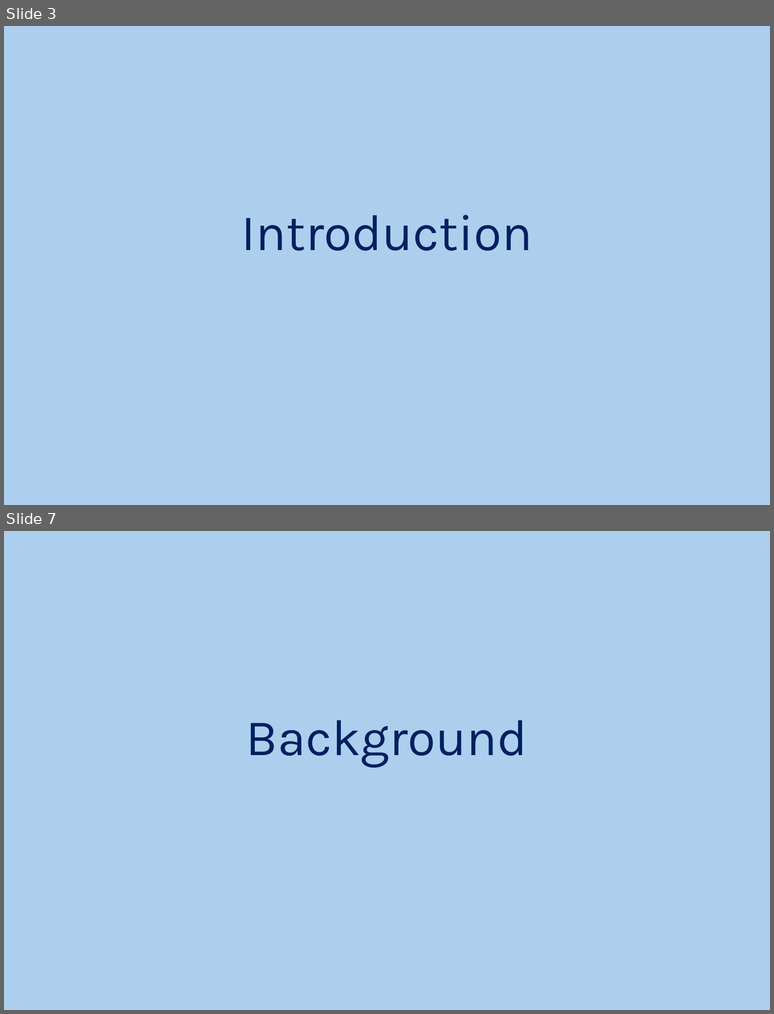
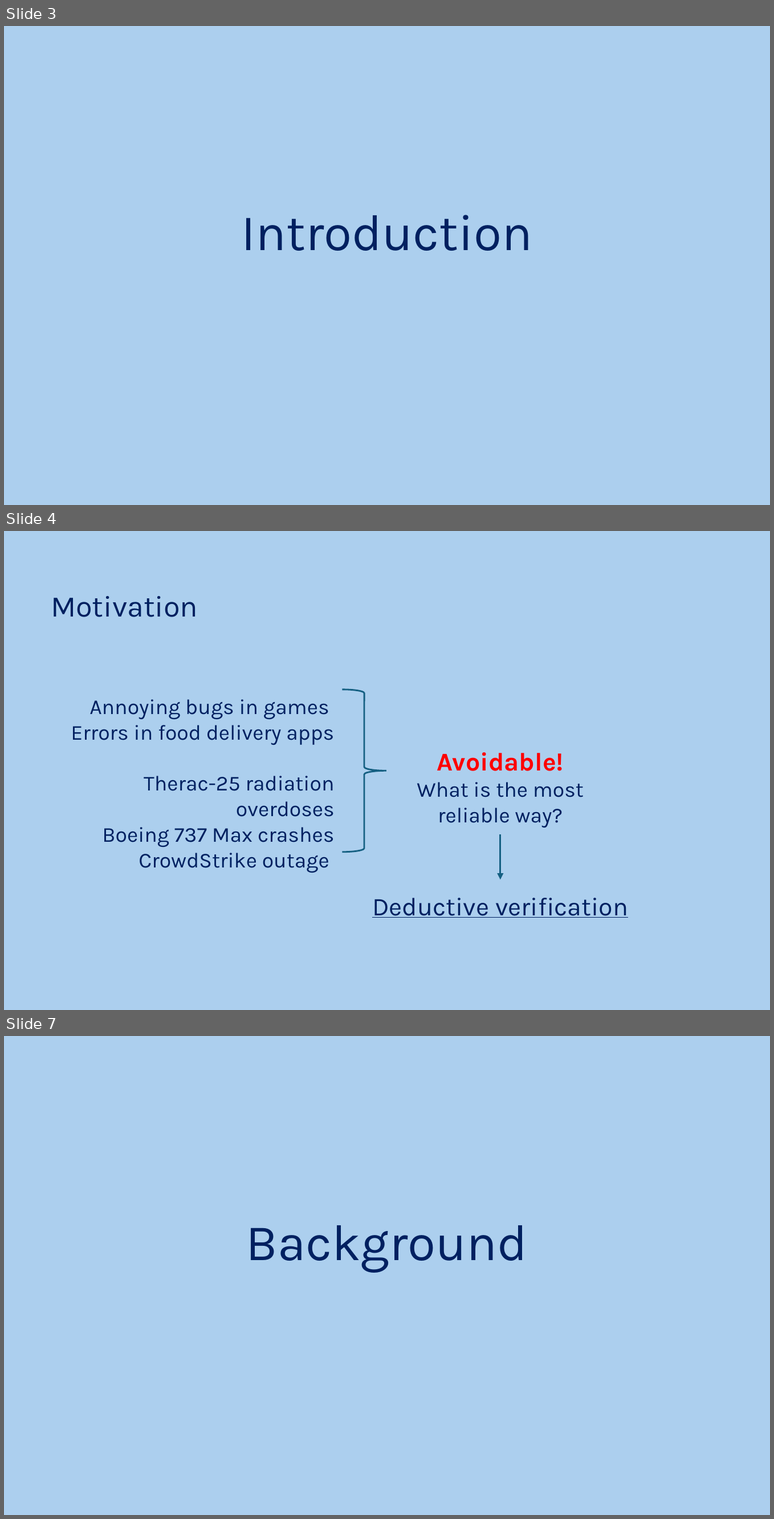
Before and after one commit to JoaoNini75/MasterThesis, a slide deck: Ap Prep Tese.pptx. Shown one above the other, each under a label of ours: slides 3 and 7 before the commit, slides 3, 4 and 7 after it; the slides between them are not shown. The pictures are 774x1014 and 774x1519 pixels, drawn with LibreOffice and Linux fonts; fonts in the diff are those of the drawing. Boxes give left, top, right and bottom in pixels: in the first picture for what was removed or moved away, otherwise in the second. Text is boxed around its words. In the diff, an @@ line names an element or a change of style, - is before the commit and + after.

```diff
--- a/Ap Prep Tese.pptx
+++ b/Ap Prep Tese.pptx
@@ slide 4 added at bbox=[4, 531, 770, 1010], background #ACCFEE @@
@@ text added at bbox=[51, 596, 198, 617], 28 pt, text #002060 @@
+Motivation
@@ text added at bbox=[71, 699, 335, 872], 20 pt, text #002060 @@
+Annoying bugs in games
+Errors in food delivery apps
+Therac-25 radiation overdoses
+Boeing 737 Max crashes
+CrowdStrike outage
@@ right brace added at bbox=[342, 689, 386, 852], outline #156082 1.5 pt @@
@@ text added at bbox=[417, 752, 584, 827], 20 pt, text #002060 @@
+Avoidable!
+What is the most reliable way?
@@ arrow added from (500, 834) to (500, 880), #156082 1.5 pt @@
@@ text added at bbox=[372, 898, 628, 917], 24 pt, text #002060, underline @@
+Deductive verification
```
Also in this commit, not shown: 2 slides changed, 1 slide removed.
